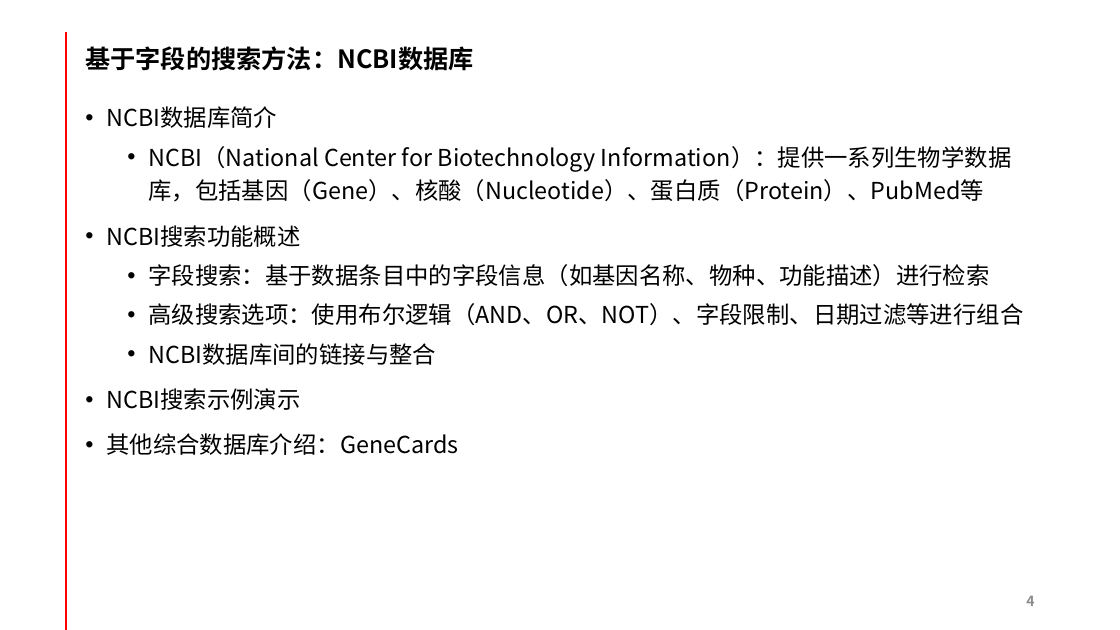
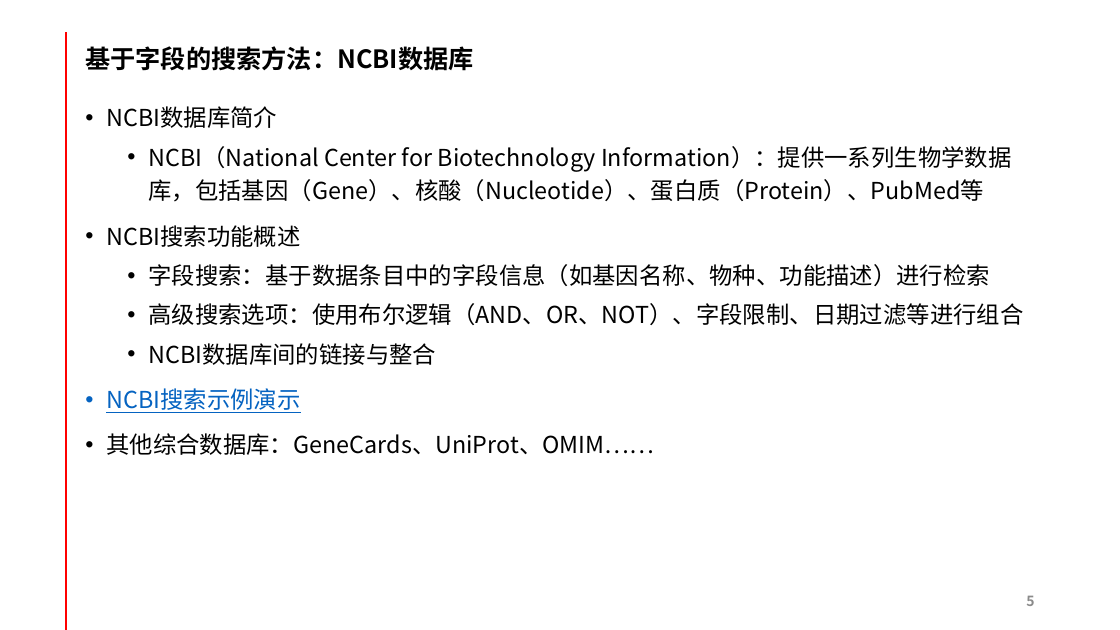
Before and after one commit to yanlinlin82/share, a slide deck: slide 5 of 颜林林-生物信息学中的信息搜索方法-20240909.pptx (slide 4 before the commit). Drawn at 1120x630 pixels with LibreOffice and Linux fonts; fonts in the diff are those of the drawing. Boxes give left, top, right and bottom in pixels: in the first picture for what was removed or moved away, otherwise in the second. Text is boxed around its words. In the diff, an @@ line names an element or a change of style, - is before the commit and + after.

```diff
--- a/颜林林-生物信息学中的信息搜索方法-20240909.pptx
+++ b/颜林林-生物信息学中的信息搜索方法-20240909.pptx
@@ text at [106, 388, 300, 413]: text colour #000000 to #0563C1, underline on in "NCBI搜索示例演示" @@
@@ text at [106, 433, 654, 455]: text changed @@
-• 其他综合数据库介绍：GeneCards
+• 其他综合数据库：GeneCards、UniProt、OMIM……
@@ page number at [1026, 595, 1034, 606]: text changed @@
-4
+5
```
Also in this commit, not shown: 7 other slides changed, 1 slide added.
